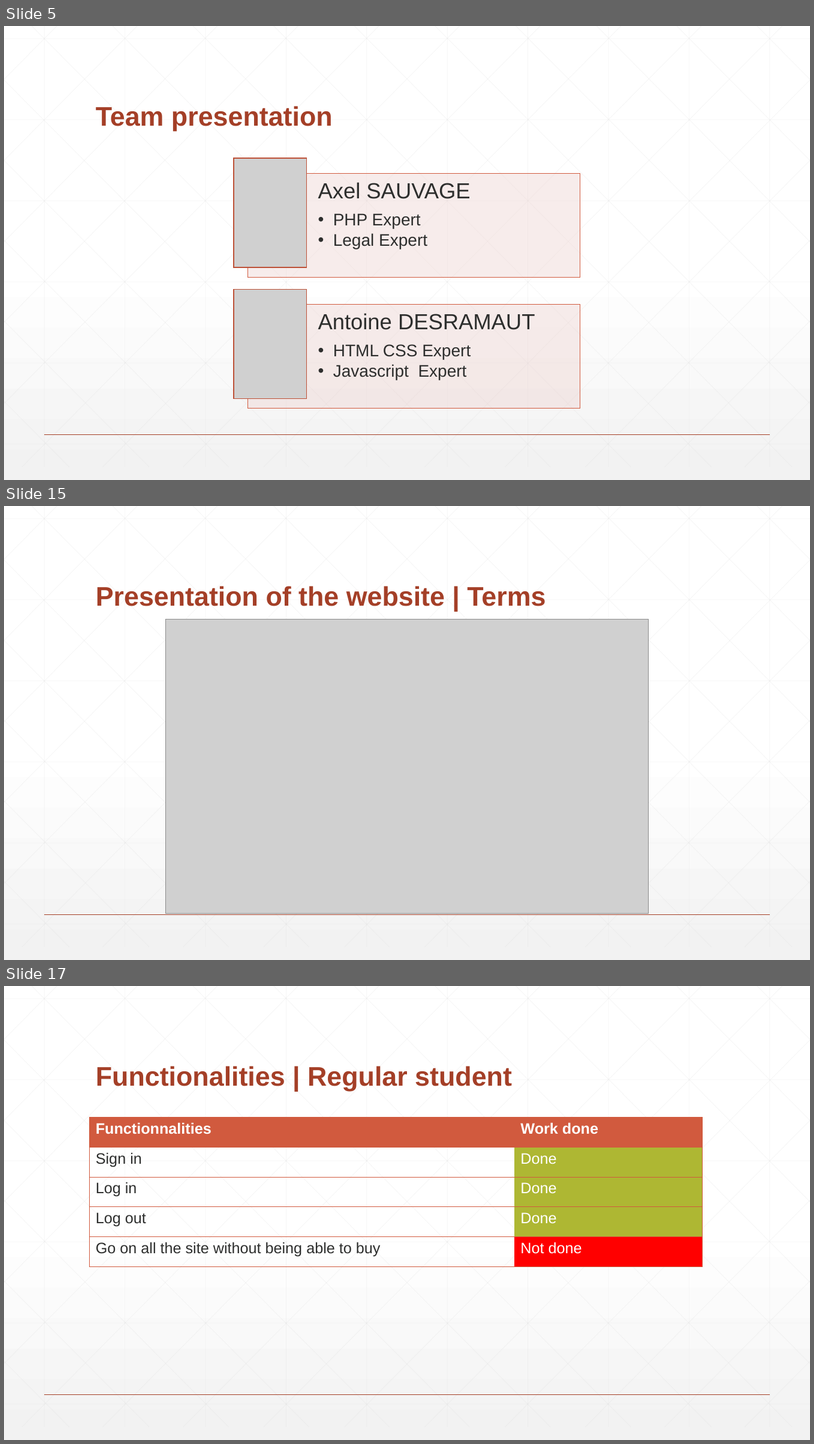
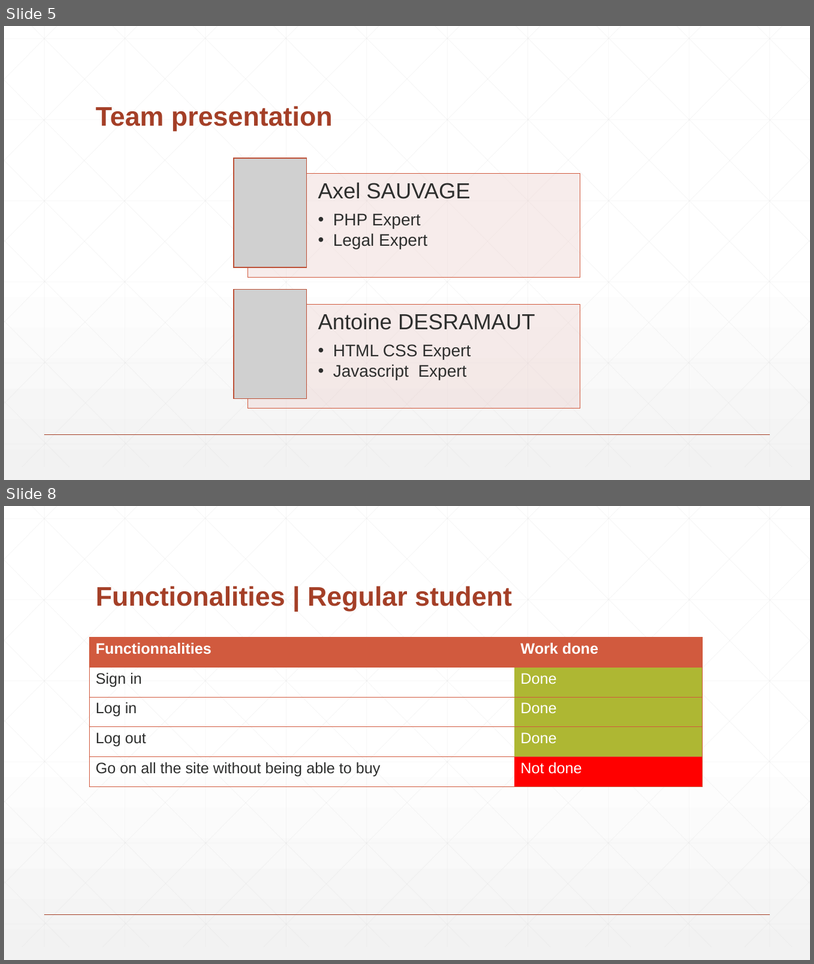
Before and after one commit to PaulFICOT/CESI_A2_Web_G2, a slide deck: Présentation/Web Project.pptx. Shown one above the other, each under a label of ours: slides 5, 15 and 17 before the commit, slides 5 and 8 after it; the slides between them are not shown. The pictures are 814x1444 and 814x964 pixels, drawn with LibreOffice and Linux fonts; fonts in the diff are those of the drawing; grey boxes stand for pictures. Boxes give left, top, right and bottom in pixels: in the first picture for what was removed or moved away, otherwise in the second. Text is boxed around its words. In the diff, an @@ line names an element or a change of style, - is before the commit and + after.

```diff
--- a/Présentation/Web Project.pptx
+++ b/Présentation/Web Project.pptx
@@ slide 15 removed at (4,506,810,960), background gradient #FFFFFF to #F2F2F2; not listed: 47 template elements that a slide beside it also shows @@
@@ title removed at (96,586,546,606) @@
-Presentation of the website | Terms
@@ picture removed at (165,619,649,913) @@
@@ what was slide 17 is now slide 8 @@
```
Also in this commit, not shown: 2 slides changed, 1 slide added, 9 other slides removed, 1 other file.
